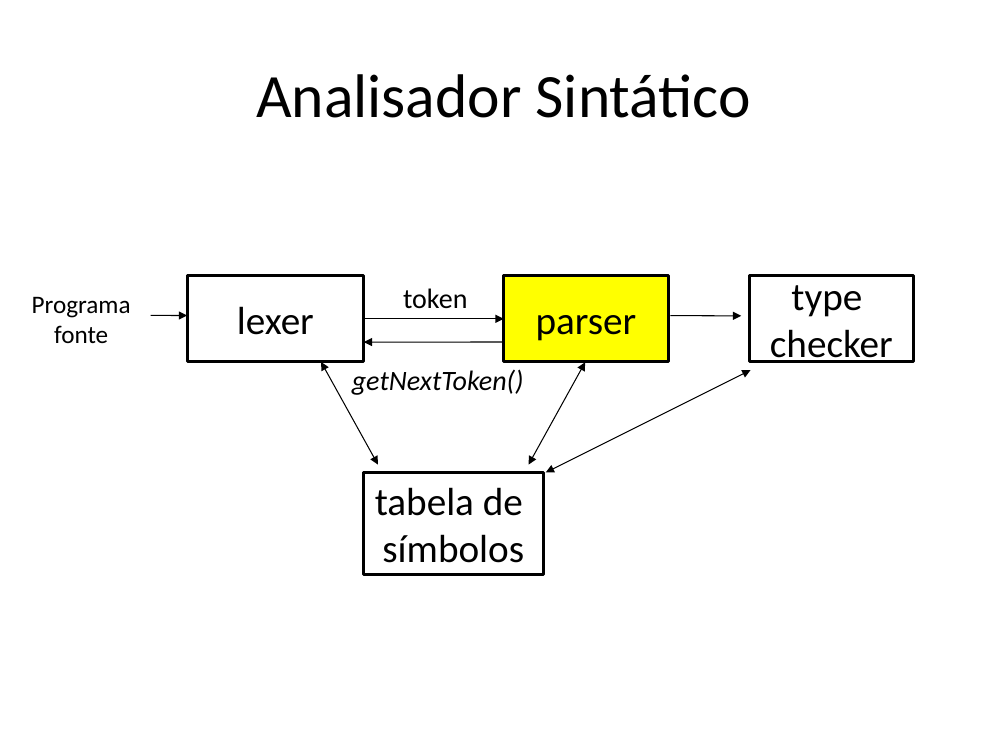
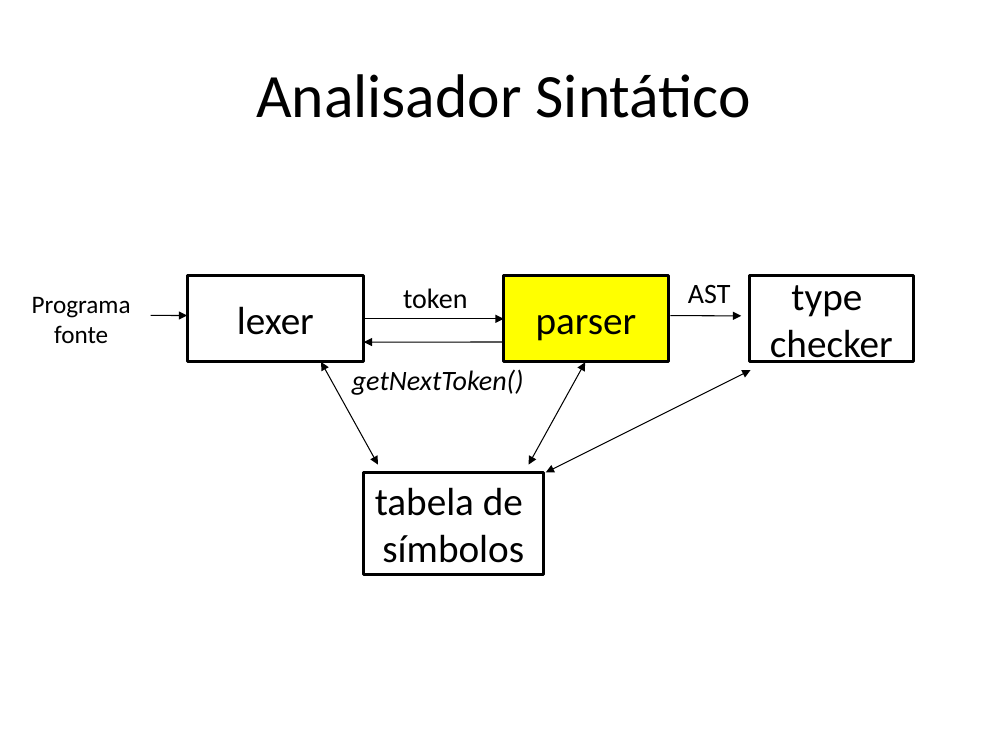
Before and after one commit to damorim/compilers-cin, a slide deck: slide 3 of slides-aulas/analise-sintatica.pptx. Drawn at 1008x756 pixels with LibreOffice and Linux fonts; fonts in the diff are those of the drawing. Boxes give left, top, right and bottom in pixels: in the first picture for what was removed or moved away, otherwise in the second. Text is boxed around its words. In the diff, an @@ line names an element or a change of style, - is before the commit and + after.

```diff
--- a/slides-aulas/analise-sintatica.pptx
+++ b/slides-aulas/analise-sintatica.pptx
@@ text added at bbox=[688, 285, 731, 303], 20 pt, text #000000 @@
+AST
```
Also in this commit, not shown: 1 other slide changed, 1 slide added, 4 other files.
